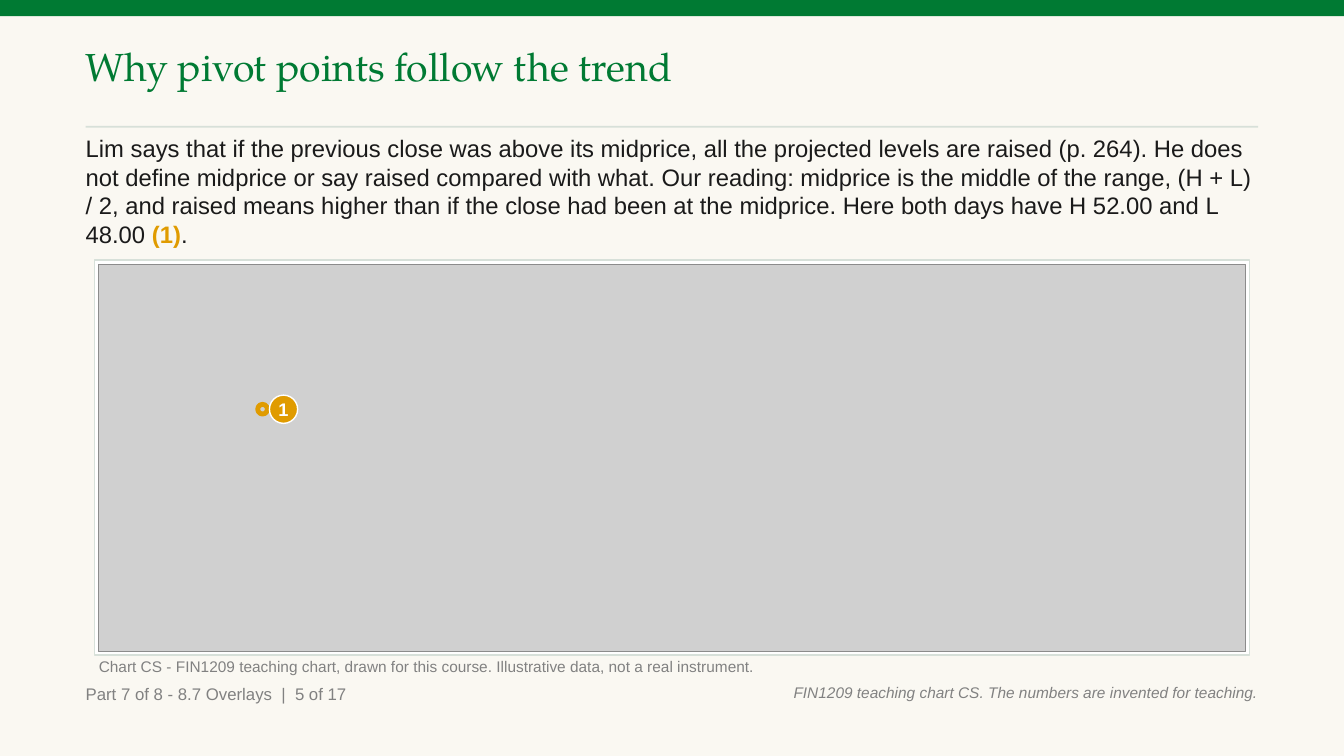
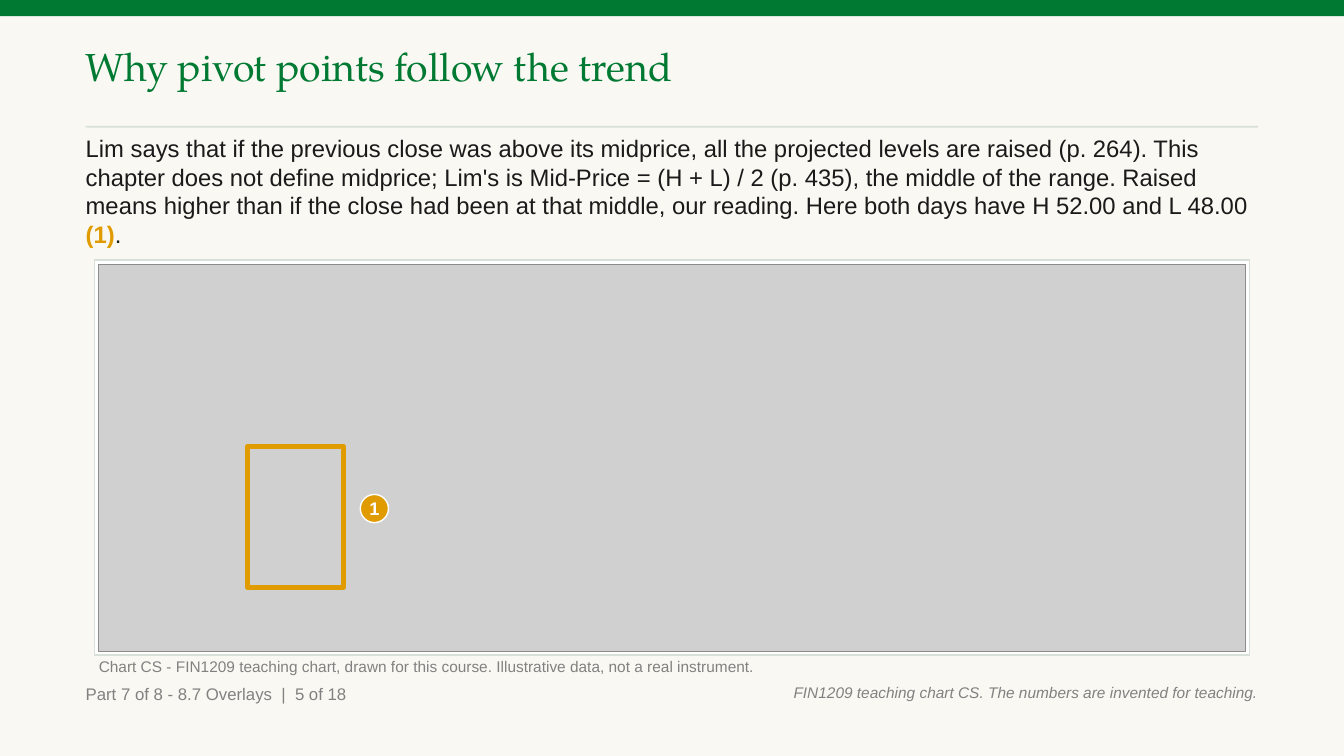
Before and after one commit to benjiesotelo-sudo/Telos_FIN1209, a slide deck: slide 247 of chapter-08/FIN1209-Chapter-08.pptx. Drawn at 1344x756 pixels with LibreOffice and Linux fonts; fonts in the diff are those of the drawing; grey boxes stand for pictures. Boxes give left, top, right and bottom in pixels: in the first picture for what was removed or moved away, otherwise in the second. Text is boxed around its words. In the diff, an @@ line names an element or a change of style, - is before the commit and + after.

Commit message:
Chapter 8 second class: apply strict read 2 (all three sections), pivot formula quoted as Lim's (pp. 397, 435), quiet-day chart, 138 slides

```diff
--- a/chapter-08/FIN1209-Chapter-08.pptx
+++ b/chapter-08/FIN1209-Chapter-08.pptx
@@ text at [86,139,1248,248]: text changed @@
-Lim says that if the previous close was above its midprice, all the projected levels are raised (p. 264). He does not define midprice or say raised compared with what. Our reading: midprice is the middle of the range, (H + L) / 2, and raised means higher than if the close had been at the midprice. Here both days have H 52.00 and L 48.00 (1).
+Lim says that if the previous close was above its midprice, all the projected levels are raised (p. 264). This chapter does not define midprice; Lim's is Mid-Price = (H + L) / 2 (p. 435), the middle of the range. Raised means higher than if the close had been at that middle, our reading. Here both days have H 52.00 and L 48.00 (1).
@@ ellipse removed at [258,404,268,414] @@
@@ rectangle added at [248,447,344,588], outline #E09B00 3.5 pt @@
@@ ellipse "1": place and size @@
-ellipse "1" at [269,395,297,423]
+ellipse "1" at [360,495,388,523]
@@ text at [86,688,347,704]: text changed @@
-Part 7 of 8 - 8.7 Overlays | 5 of 17
+Part 7 of 8 - 8.7 Overlays | 5 of 18
```
Also in this commit, not shown: 48 other slides changed, 1 slide added, 7 other files.
